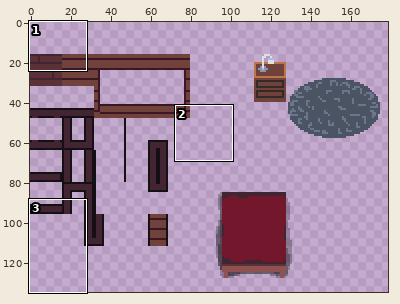
A pixel-art file gets an edit: assets/tileset.ase. The picture above shows the old version from afar; the outline marks the close-up.
Close-up. Before the commit:
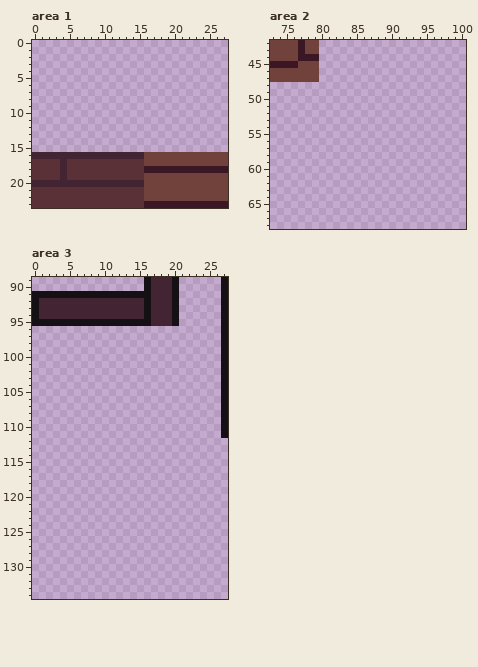
256x256 pixels, 1 frame. Shown: area 1: x 0..27, y 0..23; area 2: x 73..100, y 42..68; area 3: x 0..27, y 89..134. The wide view leaves out empty margins.
After the commit:
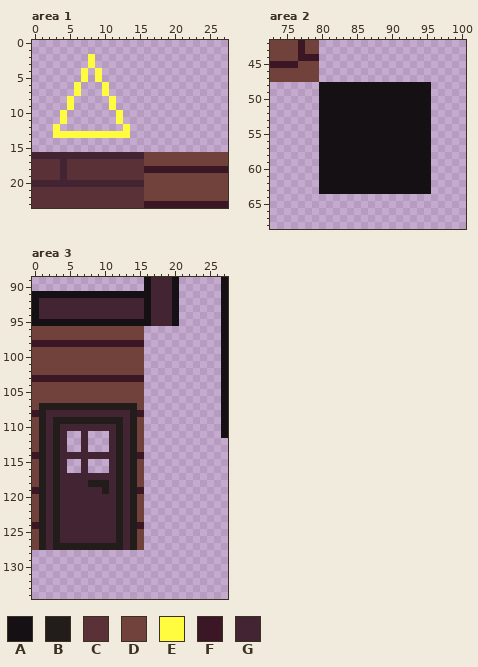
Palette (. is transparent): A #141013  B #221c1a  C #5b3138  D #71413b  E #fffc40  F #3b1725  G #422433
The edit:
--- area 1, layer "Bg"
@@ x 1..15 @@
  1 ...............
- 2 ...............
- 3 ...............
- 4 ...............
- 5 ...............
- 6 ...............
- 7 ...............
- 8 ...............
- 9 ...............
-10 ...............
-11 ...............
-12 ...............
-13 ...............
+ 2 .......E.......
+ 3 .......E.......
+ 4 ......E.E......
+ 5 ......E.E......
+ 6 .....E...E.....
+ 7 .....E...E.....
+ 8 ....E.....E....
+ 9 ....E.....E....
+10 ...E.......E...
+11 ...E.......E...
+12 ..E.........E..
+13 ..EEEEEEEEEEE..
 14 ...............
--- area 2, layer "Over"
@@ x 73..100 @@
 47 DDDDDDD.....................
-48 ............................
-49 ............................
-50 ............................
-51 ............................
-52 ............................
-53 ............................
-54 ............................
-55 ............................
-56 ............................
-57 ............................
-58 ............................
-59 ............................
-60 ............................
-61 ............................
-62 ............................
-63 ............................
+48 .......AAAAAAAAAAAAAAAA.....
+49 .......AAAAAAAAAAAAAAAA.....
+50 .......AAAAAAAAAAAAAAAA.....
+51 .......AAAAAAAAAAAAAAAA.....
+52 .......AAAAAAAAAAAAAAAA.....
+53 .......AAAAAAAAAAAAAAAA.....
+54 .......AAAAAAAAAAAAAAAA.....
+55 .......AAAAAAAAAAAAAAAA.....
+56 .......AAAAAAAAAAAAAAAA.....
+57 .......AAAAAAAAAAAAAAAA.....
+58 .......AAAAAAAAAAAAAAAA.....
+59 .......AAAAAAAAAAAAAAAA.....
+60 .......AAAAAAAAAAAAAAAA.....
+61 .......AAAAAAAAAAAAAAAA.....
+62 .......AAAAAAAAAAAAAAAA.....
+63 .......AAAAAAAAAAAAAAAA.....
 64 ............................
--- area 3, layer "Tileset"
@@ x 0..17 @@
  95 AAAAAAAAAAAAAAAAAG
- 96 ..................
- 97 ..................
- 98 ..................
- 99 ..................
-100 ..................
-101 ..................
-102 ..................
-103 ..................
-104 ..................
-105 ..................
-106 ..................
-107 ..................
-108 ..................
-109 ..................
-110 ..................
-111 ..................
-112 ..................
-113 ..................
-114 ..................
-115 ..................
-116 ..................
-117 ..................
-118 ..................
-119 ..................
-120 ..................
-121 ..................
-122 ..................
-123 ..................
-124 ..................
-125 ..................
-126 ..................
-127 ..................
+ 96 DDDDDDDDDDDDDDDD..
+ 97 DDDDDDDDDDDDDDDD..
+ 98 FFFFFFFFFFFFFFFF..
+ 99 DDDDDDDDDDDDDDDD..
+100 DDDDDDDDDDDDDDDD..
+101 DDDDDDDDDDDDDDDD..
+102 DDDDDDDDDDDDDDDD..
+103 FFFFFFFFFFFFFFFF..
+104 DDDDDDDDDDDDDDDD..
+105 DDDDDDDDDDDDDDDD..
+106 DDDDDDDDDDDDDDDD..
+107 DBBBBBBBBBBBBBBD..
+108 FBGGGGGGGGGGGGBF..
+109 DBGBBBBBBBBBBGBD..
+110 DBGBGGGGGGGGBGBD..
+111 DBGBG..G...GBGBD..
+112 DBGBG..G...GBGBD..
+113 DBGBG..G...GBGBD..
+114 FBGBGGGGGGGGBGBF..
+115 DBGBG..G...GBGBD..
+116 DBGBG..G...GBGBD..
+117 DBGBGGGGGGGGBGBD..
+118 DBGBGGGGBBBGBGBD..
+119 FBGBGGGGGGBGBGBF..
+120 DBGBGGGGGGGGBGBD..
+121 DBGBGGGGGGGGBGBD..
+122 DBGBGGGGGGGGBGBD..
+123 DBGBGGGGGGGGBGBD..
+124 FBGBGGGGGGGGBGBF..
+125 DBGBGGGGGGGGBGBD..
+126 DBGBGGGGGGGGBGBD..
+127 DBGBBBBBBBBBBGBD..
 128 ..................
Changed places in both close-ups, as pixel boxes (x1, y1, x2, y2):
added: (53, 54, 130, 138)
added: (319, 82, 431, 194)
added: (32, 326, 144, 550)
